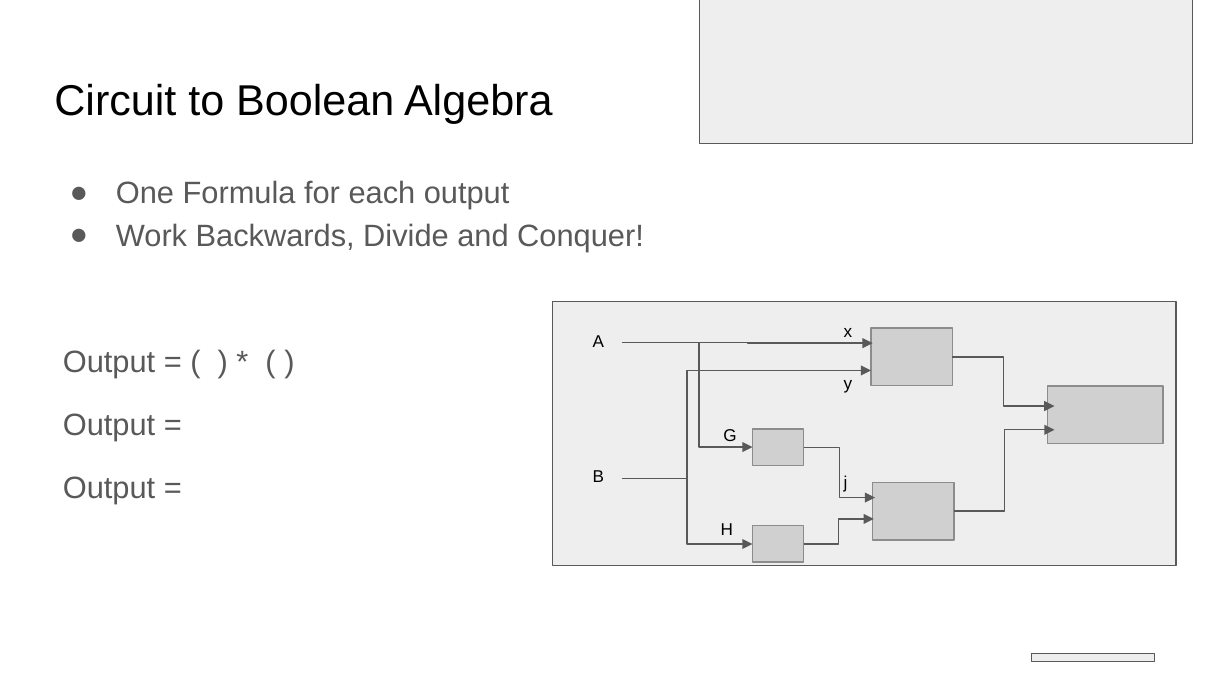
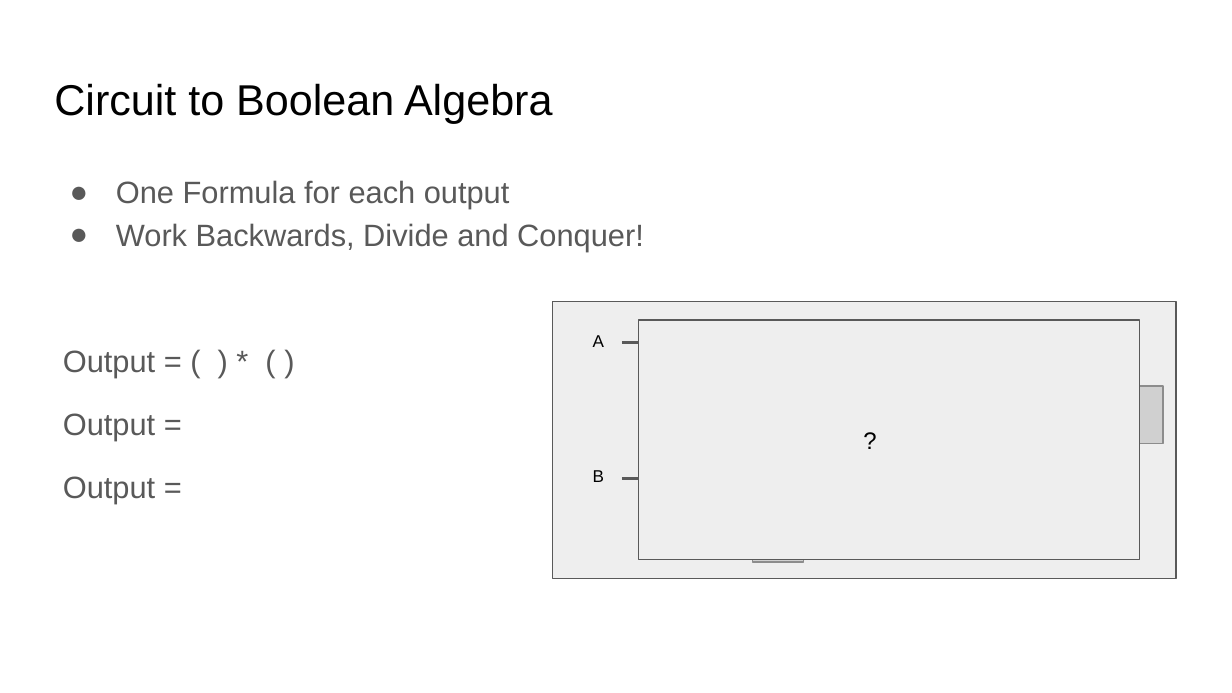
Before and after one commit to COMP122/comp122-s23, a slide deck: slide 9 of digital-logic/documents/.hidden/Introduction to Digitial.pptx. Drawn at 1232x693 pixels with LibreOffice and Linux fonts; fonts in the diff are those of the drawing; grey boxes stand for pictures. Boxes give left, top, right and bottom in pixels: in the first picture for what was removed or moved away, otherwise in the second. Text is boxed around its words. In the diff, an @@ line names an element or a change of style, - is before the commit and + after.

```diff
--- a/digital-logic/documents/.hidden/Introduction to Digitial.pptx
+++ b/digital-logic/documents/.hidden/Introduction to Digitial.pptx
@@ rectangle: place and size @@
-rectangle at (552,302,1175,565)
+rectangle at (552,302,1175,579)
@@ text in rectangle at (638,320,1140,559): text added @@
+?
@@ rectangle "?": place and size @@
-rectangle "?" at (700,0,1193,143)
+rectangle "?" at (638,320,1140,559)
@@ text removed at (844,328,853,337) @@
-x
@@ elbow arrow (622, 342) - (753, 447): stroke #595959 0.75 pt to #595959 1.75 pt @@
@@ text removed at (844,380,853,393) @@
-y
@@ text removed at (723,429,736,441) @@
-G
@@ group removed at (753,328,1055,545): 4 elbow arrows, 3 pictures @@
@@ elbow arrow (622, 478) - (753, 545): stroke #595959 0.75 pt to #595959 1.75 pt @@
@@ text removed at (844,475,848,492) @@
-j
@@ text removed at (721,523,733,535) @@
-H
@@ rectangle removed at (1031,654,1154,662) @@
```
Also in this commit, not shown: 11 other slides changed.
